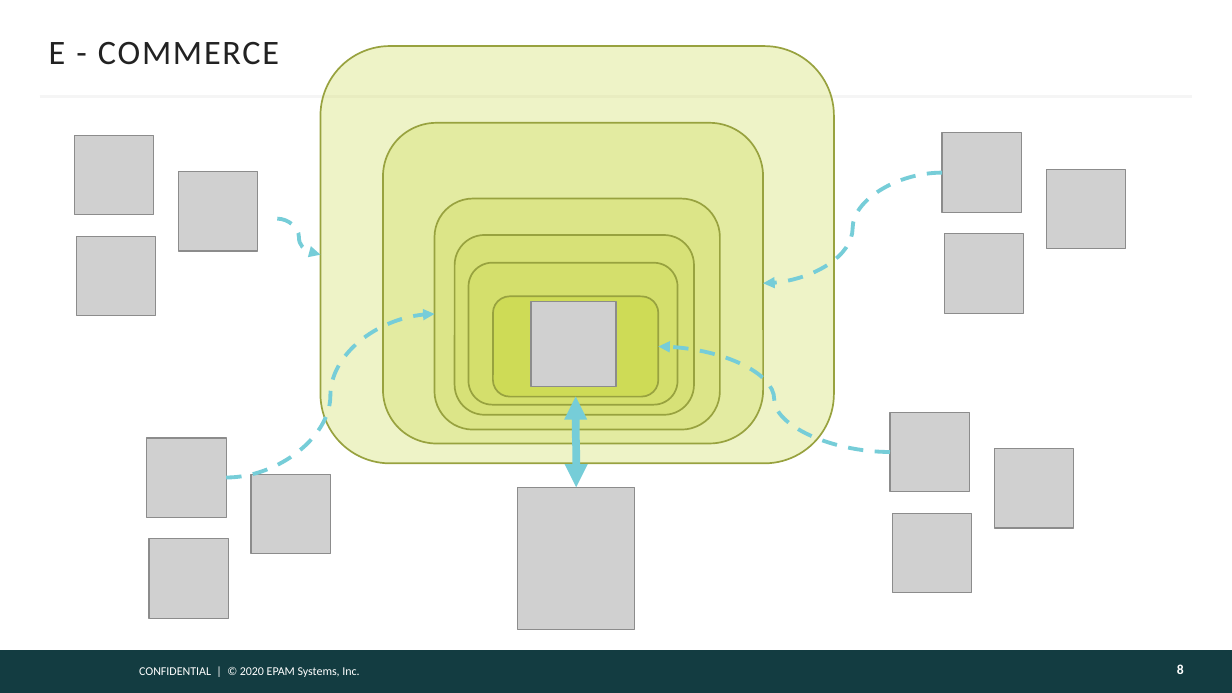
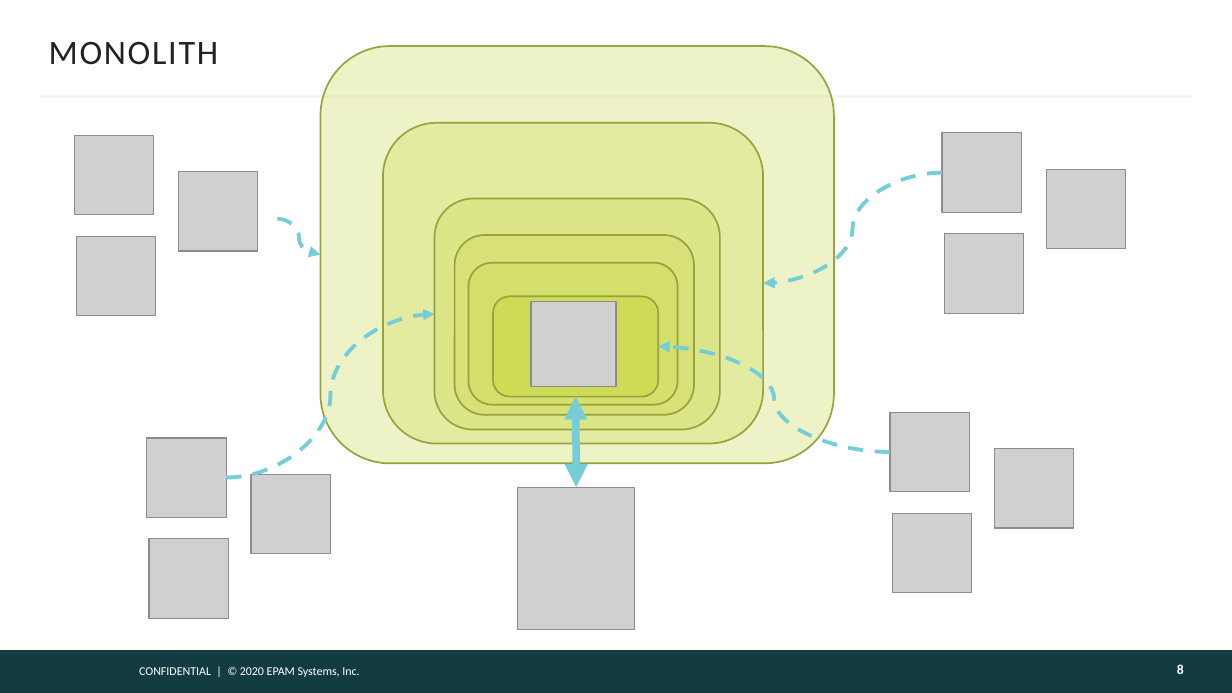
Before and after one commit to gitaroktato/introduction-to-microservices, a slide deck: slide 8 of lecture_1_history.pptx. Drawn at 1232x693 pixels with LibreOffice and Linux fonts; fonts in the diff are those of the drawing; grey boxes stand for pictures; background and template pictures are left out. Boxes give left, top, right and bottom in pixels: in the first picture for what was removed or moved away, otherwise in the second. Text is boxed around its words. In the diff, an @@ line names an element or a change of style, - is before the commit and + after.

Commit message:
Added second lecture

```diff
--- a/lecture_1_history.pptx
+++ b/lecture_1_history.pptx
@@ title at (x1=49, y1=42, x2=219, y2=65): text changed @@
-E - COMMERCE
+MONOLITH
```
Also in this commit, not shown: 2 other files.
